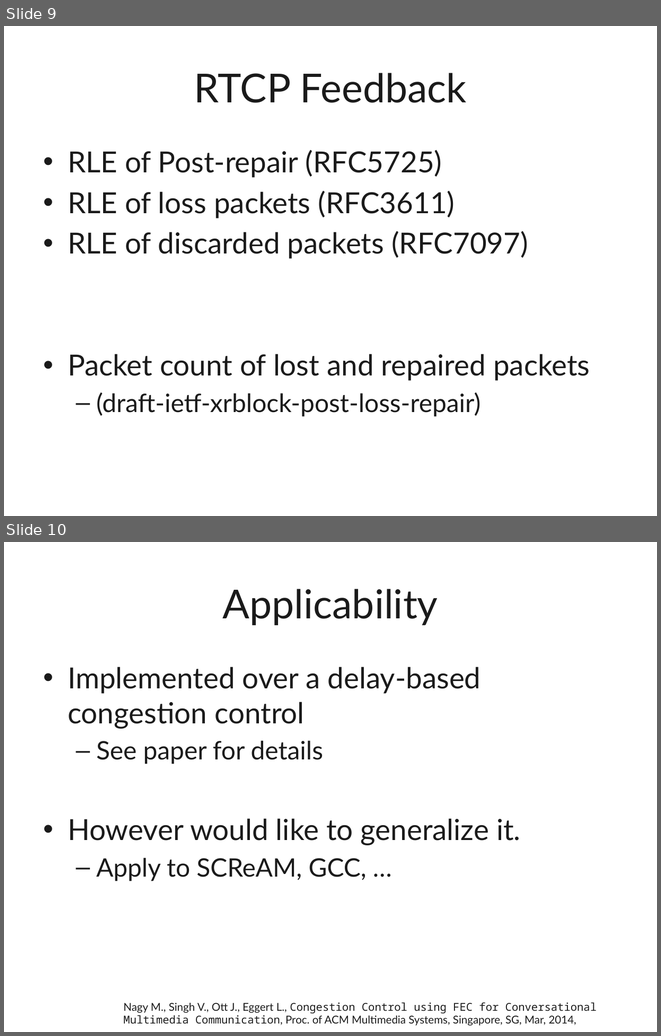
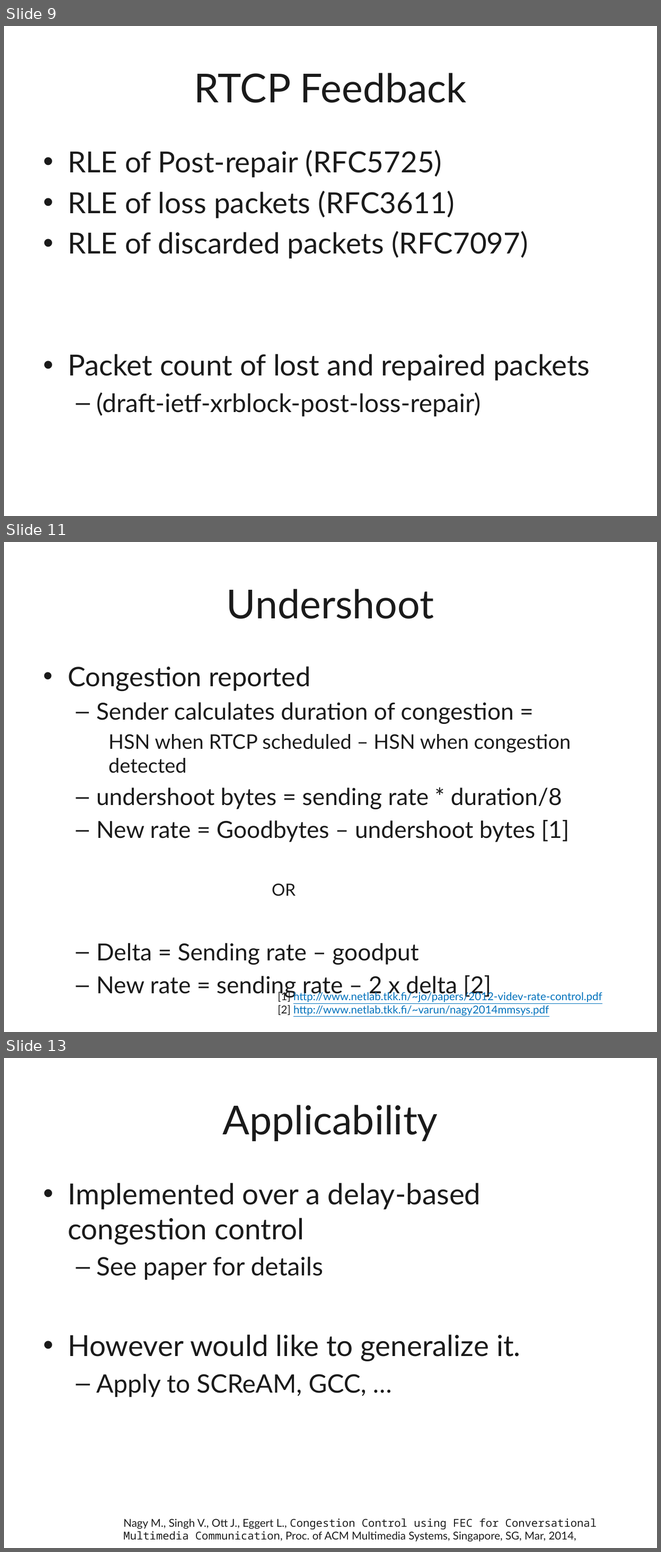
Before and after one commit to protocols-comnet/rmcat-adaptive-fec, a slide deck: presentations/91-rmcat-adaptive-fec.pptx. Shown one above the other, each under a label of ours: slides 9 and 10 before the commit, slides 9, 11 and 13 after it; the slides between them are not shown. The pictures are 661x1036 and 661x1552 pixels, drawn with LibreOffice and Linux fonts; fonts in the diff are those of the drawing. Boxes give left, top, right and bottom in pixels: in the first picture for what was removed or moved away, otherwise in the second. Text is boxed around its words. In the diff, an @@ line names an element or a change of style, - is before the commit and + after.

```diff
--- a/presentations/91-rmcat-adaptive-fec.pptx
+++ b/presentations/91-rmcat-adaptive-fec.pptx
@@ slide 11 added at box(4, 542, 657, 1032), background #FFFFFF @@
@@ title added at box(227, 589, 434, 619), 44 pt, text #1A1A1A @@
+Undershoot
@@ text added at box(68, 666, 571, 998), 25.9 pt, text #1A1A1A @@
+• Congestion reported
+  – Sender calculates duration of congestion =
+    HSN when RTCP scheduled – HSN when congestion detected
+  – undershoot bytes = sending rate * duration/8
+  – New rate = Goodbytes – undershoot bytes [1]
+              OR
+  – Delta = Sending rate – goodput
+  – New rate = sending rate – 2 x delta [2]
@@ text added at box(277, 991, 602, 1015), 12 pt, text #0071BC, underline @@
+[1] http://www.netlab.tkk.fi/~jo/papers/2012-videv-rate-control.pdf
+[2] http://www.netlab.tkk.fi/~varun/nagy2014mmsys.pdf
@@ what was slide 10 is now slide 13 @@
```
Also in this commit, not shown: 5 slides changed, 10 other slides added.
